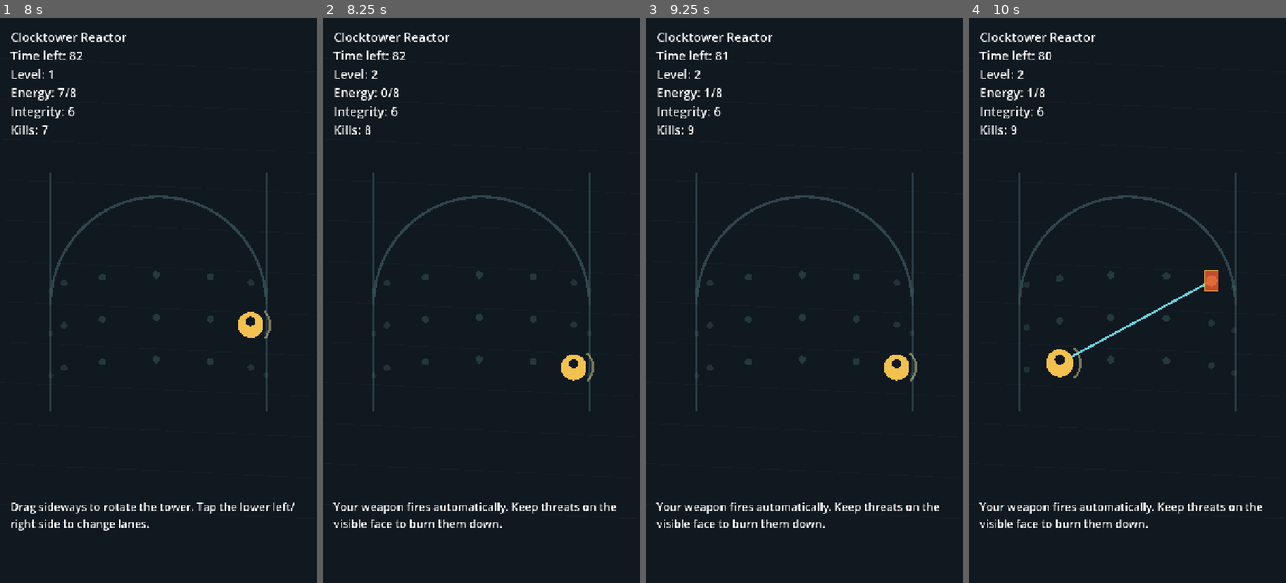
Above: before the commit, frames 1-4 (left to right).
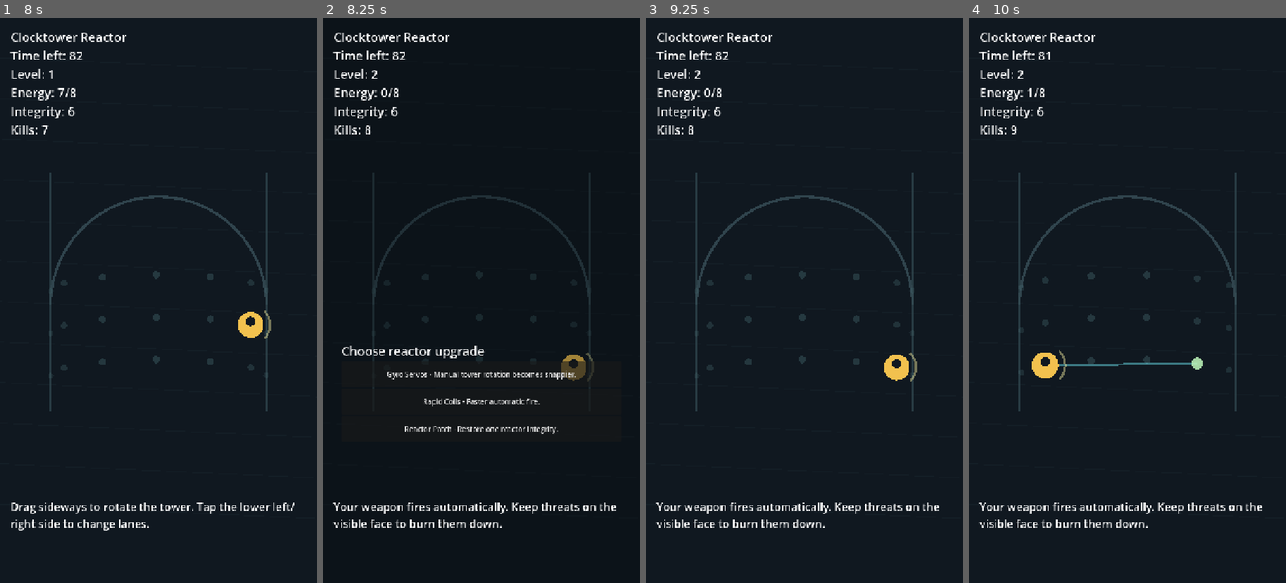
Above: after the commit, the same moments.

Repository: GeorgeYahontov/clocktower-reactor
Game: Godot game, scene res://scenes/Main.tscn
The game is run twice, just before and just after one commit, with the same random seed, the same clock (stepped at 60 frames per second) and the same inputs.
Inputs (mouse positions are in pixels of both pictures, inside the frame that each line leads up to):
- Up to frame 1 (8 s): tap Enter at 0.5, 6.5 s; move the mouse to (228, 272) at 0.52 s; hold D (move_right) 0.53-1.25 s; click (228, 272) at 0.67 s; drag from (95, 328) to (142, 413) at 1.27 s; move the mouse to (190, 176) at 2.02 s; hold D (move_right) 2.03-2.75 s; tap Space at 2.75 s; drag from (142, 413) to (63, 215) at 2.77 s; move the mouse to (253, 385) at 3.52 s; hold A (move_left) 3.53-4.25 s; drag from (63, 215) to (110, 159) at 4.27 s; move the mouse to (174, 300) at 5.02 s; hold A (move_left) 5.03-5.75 s; click (174, 300) at 5.17 s; drag from (110, 159) to (95, 328) at 5.77 s; move the mouse to (228, 272) at 6.52 s; hold D (move_right) 6.53-7.25 s; drag from (95, 328) to (142, 413) at 7.27 s
- Up to frame 2 (8.25 s): tap Space at 8 s; move the mouse to (513, 176) at 8.02 s; hold A (move_left) from 8.03 s (still down)
- Up to frame 3 (9.25 s): release A (move_left) at 8.75 s; click (804, 373) at 8.75 s, where only the run after the commit has a clickable "Gyro Servos - Manual tower ro…"
- Up to frame 4 (10 s): tap Enter at 9.5 s; drag from (1111, 413) to (1032, 215) at 9.52 s

Frame 1 is identical in both runs. In frame 2, 1.5% of the frame differs, in the area x 6-86%, y 47-74%; in frame 3, less than 0.1%; in frame 4, 1.4%.

Commit message:
Add first replayable upgrade loop

Diff:
--- a/scripts/core/Main.gd
+++ b/scripts/core/Main.gd
@@ -13,6 +13,8 @@
 	game_state.setup_new_run()
 	tower_renderer.bind(game_state)
 	hud.bind(game_state)
+	hud.upgrade_selected.connect(_on_upgrade_selected)
+	hud.restart_requested.connect(_on_restart_requested)
 
 func _process(delta: float) -> void:
 	_handle_preview_input(delta)
@@ -22,6 +24,8 @@
 
 func _unhandled_input(event: InputEvent) -> void:
 	if game_state == null:
+		return
+	if not game_state.pending_upgrade_choices.is_empty():
 		return
 
 	if event is InputEventScreenDrag:
@@ -55,3 +59,9 @@
 		rotation += 1.0
 	if rotation != 0.0:
 		game_state.rotate_tower(rotation * delta * game_state.config.manual_rotation_speed)
+
+func _on_upgrade_selected(upgrade_id: String) -> void:
+	game_state.apply_upgrade(upgrade_id)
+
+func _on_restart_requested() -> void:
+	game_state.restart()
--- a/scripts/data/GameConfig.gd
+++ b/scripts/data/GameConfig.gd
@@ -12,3 +12,5 @@
 var run_duration := 90.0
 var reactor_integrity := 6
 var enemy_contact_damage := 1
+var upgrade_choice_count := 3
+var lane_target_weight := 1.35
--- /dev/null
+++ b/scripts/data/UpgradeCatalog.gd
@@ -0,0 +1,54 @@
+extends RefCounted
+class_name UpgradeCatalog
+
+const UPGRADES := [
+	{
+		"id": "rapid_coils",
+		"title": "Rapid Coils",
+		"description": "Faster automatic fire.",
+		"stat": "fire_interval",
+		"value": -0.04
+	},
+	{
+		"id": "wide_lens",
+		"title": "Wide Lens",
+		"description": "Shots can prefer threats across lanes.",
+		"stat": "lane_weight",
+		"value": -0.18
+	},
+	{
+		"id": "reactor_patch",
+		"title": "Reactor Patch",
+		"description": "Restore one reactor integrity.",
+		"stat": "integrity",
+		"value": 1
+	},
+	{
+		"id": "charged_cells",
+		"title": "Charged Cells",
+		"description": "Kills grant extra charge toward the next level.",
+		"stat": "energy_bonus",
+		"value": 1
+	},
+	{
+		"id": "gyro_servos",
+		"title": "Gyro Servos",
+		"description": "Manual tower rotation becomes snappier.",
+		"stat": "rotation_speed",
+		"value": 0.55
+	},
+	{
+		"id": "hard_shell",
+		"title": "Hard Shell",
+		"description": "Increase maximum reactor integrity.",
+		"stat": "max_integrity",
+		"value": 1
+	}
+]
+
+static func pick_choices(count: int, seed_offset: int) -> Array[Dictionary]:
+	var choices: Array[Dictionary] = []
+	var start := seed_offset % UPGRADES.size()
+	for i in count:
+		choices.append(UPGRADES[(start + i * 2) % UPGRADES.size()].duplicate())
+	return choices
--- a/scripts/presentation/TowerRenderer.gd
+++ b/scripts/presentation/TowerRenderer.gd
@@ -58,8 +58,14 @@
 			continue
 		var size: Vector2 = Vector2(30.0, 44.0) * projected["scale"]
 		var pos: Vector2 = projected["position"] - size * 0.5
-		draw_rect(Rect2(pos, size), Color(0.89, 0.34, 0.18, projected["alpha"]), true, 4.0)
-		draw_rect(Rect2(pos, size), Color(1.0, 0.84, 0.32, projected["alpha"]), false, 2.0)
+		if enemy.kind == "bulwark":
+			var bulwark_size: Vector2 = Vector2(42.0, 52.0) * projected["scale"]
+			var bulwark_pos: Vector2 = projected["position"] - bulwark_size * 0.5
+			draw_rect(Rect2(bulwark_pos, bulwark_size), Color(0.46, 0.62, 0.82, projected["alpha"]), true, 5.0)
+			draw_rect(Rect2(bulwark_pos, bulwark_size), Color(0.82, 0.96, 1.0, projected["alpha"]), false, 3.0)
+		else:
+			draw_rect(Rect2(pos, size), Color(0.89, 0.34, 0.18, projected["alpha"]), true, 4.0)
+			draw_rect(Rect2(pos, size), Color(1.0, 0.84, 0.32, projected["alpha"]), false, 2.0)
 
 func _draw_shot_traces() -> void:
 	for trace in state.shot_traces:
@@ -89,7 +95,8 @@
 	draw_arc(position, 42.0 * projected["scale"], -0.8, 0.8, 16, Color(0.95, 0.92, 0.62, 0.45), 5.0)
 
 func _draw_result_overlay() -> void:
-	if state.run_status == "running":
+	if state.run_status == "running" and state.pending_upgrade_choices.is_empty():
 		return
 	var viewport_size: Vector2 = get_viewport_rect().size
-	draw_rect(Rect2(Vector2.ZERO, viewport_size), Color(0.02, 0.04, 0.05, 0.68))
+	var alpha: float = 0.68 if state.run_status != "running" else 0.34
+	draw_rect(Rect2(Vector2.ZERO, viewport_size), Color(0.02, 0.04, 0.05, alpha))
--- a/scripts/simulation/EnemyModel.gd
+++ b/scripts/simulation/EnemyModel.gd
@@ -5,6 +5,8 @@
 var lane := 0
 var hp := 2
 var speed := 0.8
+var kind := "runner"
+var reward := 1
 var _step_progress := 0.0
 
 func advance(delta: float, player_sector: int, player_lane: int, sector_count: int) -> void:
--- a/scripts/simulation/GameState.gd
+++ b/scripts/simulation/GameState.gd
@@ -3,6 +3,7 @@
 
 const GameConfig = preload("res://scripts/data/GameConfig.gd")
 const EnemyModel = preload("res://scripts/simulation/EnemyModel.gd")
+const UpgradeCatalog = preload("res://scripts/data/UpgradeCatalog.gd")
 
 var config: GameConfig
 var run_time := 0.0
@@ -12,8 +13,11 @@
 var energy := 0
 var level := 1
 var reactor_integrity := 0
+var max_reactor_integrity := 0
 var kills := 0
 var run_status := "running"
+var pending_upgrade_choices: Array[Dictionary] = []
+var applied_upgrades: Array[String] = []
 var enemies: Array[EnemyModel] = []
 var shot_traces: Array[Dictionary] = []
 var energy_pulses: Array[Dictionary] = []
@@ -30,8 +34,11 @@
 	energy = 0
 	level = 1
 	reactor_integrity = config.reactor_integrity
+	max_reactor_integrity = config.reactor_integrity
 	kills = 0
 	run_status = "running"
+	pending_upgrade_choices.clear()
+	applied_upgrades.clear()
 	enemies.clear()
 	shot_traces.clear()
 	energy_pulses.clear()
@@ -42,6 +49,9 @@
 	if run_status != "running":
 		_tick_effects(delta)
 		return
+	if not pending_upgrade_choices.is_empty():
+		_tick_effects(delta)
+		return
 
 	run_time += delta
 	_spawn_timer -= delta
@@ -84,13 +94,35 @@
 	if energy >= config.energy_per_level:
 		energy -= config.energy_per_level
 		level += 1
+		pending_upgrade_choices = UpgradeCatalog.pick_choices(config.upgrade_choice_count, level + kills)
+
+func apply_upgrade(upgrade_id: String) -> void:
+	for upgrade in pending_upgrade_choices:
+		if upgrade["id"] != upgrade_id:
+			continue
+		applied_upgrades.append(upgrade_id)
+		_apply_upgrade_effect(upgrade)
+		pending_upgrade_choices.clear()
+		return
+
+func restart() -> void:
+	setup_new_run()
 
 func _spawn_enemy() -> void:
 	var enemy := EnemyModel.new()
 	enemy.sector = randi_range(2, config.sector_count - 3)
 	enemy.lane = randi_range(0, config.lane_count - 1)
-	enemy.hp = 2 + int(run_time / 45.0)
-	enemy.speed = config.enemy_step_speed
+	var heavy_roll := run_time > 20.0 and randi_range(0, 4) == 0
+	if heavy_roll:
+		enemy.kind = "bulwark"
+		enemy.hp = 5 + int(run_time / 40.0)
+		enemy.speed = config.enemy_step_speed * 0.55
+		enemy.reward = 2
+	else:
+		enemy.kind = "runner"
+		enemy.hp = 2 + int(run_time / 45.0)
+		enemy.speed = config.enemy_step_speed + minf(0.35, run_time / 180.0)
+		enemy.reward = 1
 	enemies.append(enemy)
 
 func _auto_fire() -> void:
@@ -102,7 +134,7 @@
 	for enemy in enemies:
 		var angular_distance := absf(_shortest_sector_distance(float(enemy.sector), float(player_sector)))
 		var lane_distance: int = absi(enemy.lane - player_lane)
-		var score := angular_distance + float(lane_distance) * 1.35
+		var score := angular_distance + float(lane_distance) * config.lane_target_weight
 		if score < best_score:
 			best_score = score
 			target = enemy
@@ -124,7 +156,7 @@
 			"ttl": 0.42,
 			"life": 0.42
 		})
-		collect_energy(1)
+		collect_energy(target.reward + _energy_bonus())
 
 func _shortest_sector_distance(a: float, b: float) -> float:
 	var half: float = float(config.sector_count) * 0.5
@@ -150,3 +182,27 @@
 	energy_pulses = energy_pulses.filter(func(pulse: Dictionary) -> bool:
 		return float(pulse["ttl"]) > 0.0
 	)
+
+func _apply_upgrade_effect(upgrade: Dictionary) -> void:
+	match upgrade["stat"]:
+		"fire_interval":
+			config.base_fire_interval = maxf(0.12, config.base_fire_interval + float(upgrade["value"]))
+		"lane_weight":
+			config.lane_target_weight = maxf(0.55, config.lane_target_weight + float(upgrade["value"]))
+		"integrity":
+			reactor_integrity = mini(max_reactor_integrity, reactor_integrity + int(upgrade["value"]))
+		"energy_bonus":
+			pass
+		"rotation_speed":
+			config.manual_rotation_speed += float(upgrade["value"])
+			config.drag_rotation_sensitivity += 0.002
+		"max_integrity":
+			max_reactor_integrity += int(upgrade["value"])
+			reactor_integrity += int(upgrade["value"])
+
+func _energy_bonus() -> int:
+	var bonus := 0
+	for upgrade_id in applied_upgrades:
+		if upgrade_id == "charged_cells":
+			bonus += 1
+	return bonus
--- a/scripts/ui/Hud.gd
+++ b/scripts/ui/Hud.gd
@@ -1,8 +1,13 @@
 extends CanvasLayer
+
+signal upgrade_selected(upgrade_id: String)
+signal restart_requested
 
 var state
 var label: Label
 var tutorial: Label
+var upgrade_panel: VBoxContainer
+var restart_button: Button
 
 func bind(game_state) -> void:
 	state = game_state
@@ -17,6 +22,22 @@
 	tutorial.autowrap_mode = TextServer.AUTOWRAP_WORD_SMART
 	tutorial.add_theme_font_size_override("font_size", 25)
 	add_child(tutorial)
+
+	upgrade_panel = VBoxContainer.new()
+	upgrade_panel.position = Vector2(42.0, 735.0)
+	upgrade_panel.size = Vector2(636.0, 285.0)
+	upgrade_panel.visible = false
+	add_child(upgrade_panel)
+
+	restart_button = Button.new()
+	restart_button.text = "Restart run"
+	restart_button.position = Vector2(250.0, 1010.0)
+	restart_button.size = Vector2(220.0, 64.0)
+	restart_button.visible = false
+	restart_button.pressed.connect(func() -> void:
+		restart_requested.emit()
+	)
+	add_child(restart_button)
 	refresh()
 
 func refresh() -> void:
@@ -44,3 +65,37 @@
 		tutorial.text = "Your weapon fires automatically. Keep threats on the visible face to burn them down."
 	else:
 		tutorial.text = "Survive until the timer reaches zero."
+
+	_refresh_upgrade_panel()
+	restart_button.visible = state.run_status != "running"
+
+func _refresh_upgrade_panel() -> void:
+	if upgrade_panel == null:
+		return
+
+	var has_choices: bool = not state.pending_upgrade_choices.is_empty()
+	upgrade_panel.visible = has_choices
+	if not has_choices:
+		for child in upgrade_panel.get_children():
+			child.queue_free()
+		return
+
+	if upgrade_panel.get_child_count() == state.pending_upgrade_choices.size() + 1:
+		return
+
+	for child in upgrade_panel.get_children():
+		child.queue_free()
+
+	var title := Label.new()
+	title.text = "Choose reactor upgrade"
+	title.add_theme_font_size_override("font_size", 28)
+	upgrade_panel.add_child(title)
+
+	for upgrade in state.pending_upgrade_choices:
+		var button := Button.new()
+		button.text = "%s - %s" % [upgrade["title"], upgrade["description"]]
+		button.custom_minimum_size = Vector2(620.0, 58.0)
+		button.pressed.connect(func(upgrade_id := String(upgrade["id"])) -> void:
+			upgrade_selected.emit(upgrade_id)
+		)
+		upgrade_panel.add_child(button)
Not shown, changed: docs/00-devlog.md
Not shown, changed: docs/01-mvp-plan.md
Not shown, added: docs/05-current-gameplay.md
